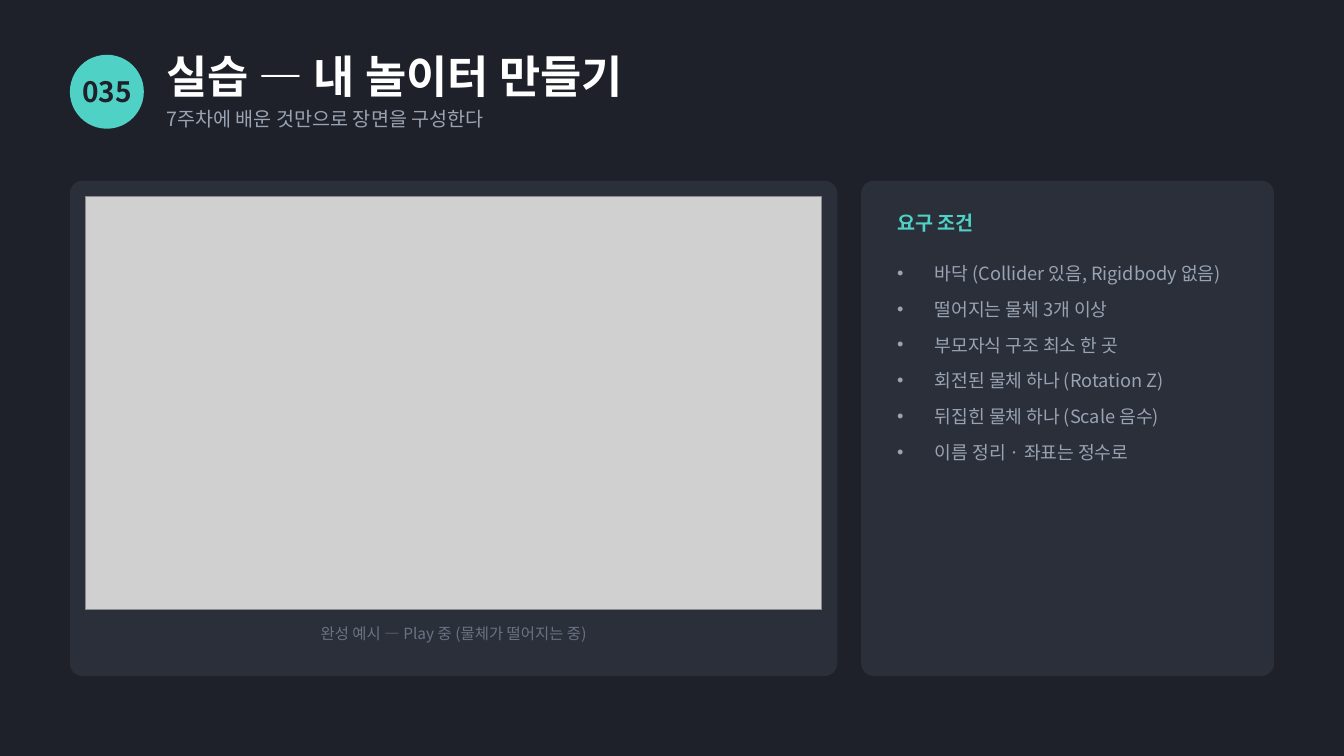
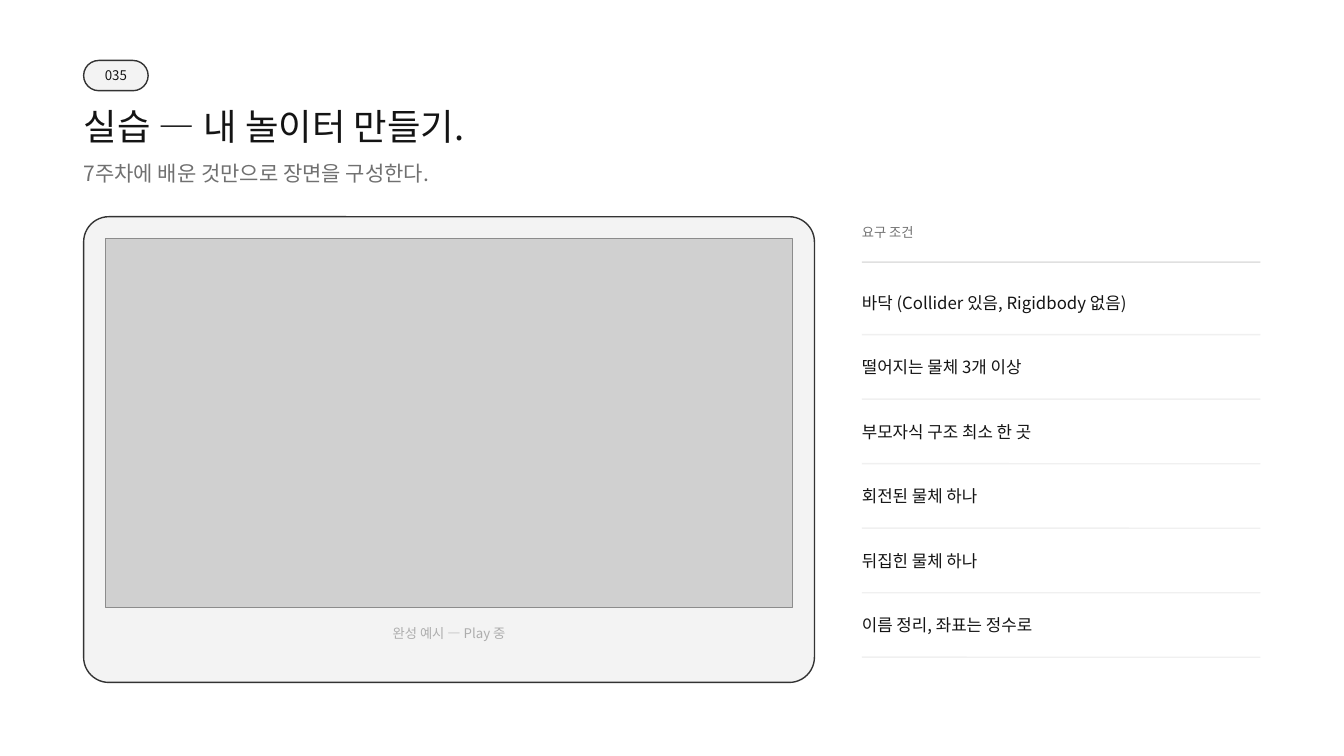
Before and after one commit to SBS-GameAcademy-Saturday/WaveBreaker, a slide deck: slide 12 of docs/04_배포자료/슬라이드/7주차-유니티입문.pptx. Drawn at 1344x756 pixels with LibreOffice and Linux fonts; fonts in the diff are those of the drawing; grey boxes stand for pictures. Boxes give left, top, right and bottom in pixels: in the first picture for what was removed or moved away, otherwise in the second. Text is boxed around its words. In the diff, an @@ line names an element or a change of style, - is before the commit and + after.

```diff
--- a/docs/04_배포자료/슬라이드/7주차-유니티입문.pptx
+++ b/docs/04_배포자료/슬라이드/7주차-유니티입문.pptx
@@ background #1E2129 to #FFFFFF @@
@@ text "035": place and size @@
-text "035" at [82,81,132,103]
+text "035" at [105,70,127,80]
@@ text "035" at [105,70,127,80]: size 20 to 9.5 pt, text colour #1E2129 to #141414, bold off @@
@@ rounded rectangle: place and size @@
-rounded rectangle at [71,55,143,128]
+rounded rectangle at [84,60,148,91]
@@ rounded rectangle at [84,60,148,91]: ellipse to rounded rectangle; fill #4FD1C5 to #F3F3F3; outline #4FD1C5 1 pt to #333333 1 pt @@
@@ text at [84,110,465,143]: text changed; size 32 to 26 pt; text colour #FFFFFF to #141414; bold off @@
-실습 — 내 놀이터 만들기
+실습 — 내 놀이터 만들기.
@@ text at [84,163,429,183]: text changed; size 14 to 15 pt; text colour #9AA3B2 to #707070 @@
-7주차에 배운 것만으로 장면을 구성한다
+7주차에 배운 것만으로 장면을 구성한다.
@@ rounded rectangle removed at [862,181,1273,676] @@
@@ rounded rectangle: place and size @@
-rounded rectangle at [71,181,837,676]
+rounded rectangle at [84,217,815,683]
@@ rounded rectangle at [84,217,815,683]: fill #2A2F3A to #F3F3F3; outline #2A2F3A 1 pt to #333333 1 pt; proportions changed @@
@@ picture: place and size @@
-picture at [86,197,822,610]
+picture at [106,239,792,608]
@@ text "요구 조건": place and size @@
-text "요구 조건" at [897,213,974,232]
+text "요구 조건" at [862,226,913,238]
@@ text "요구 조건" at [862,226,913,238]: size 14 to 9.5 pt, text colour #4FD1C5 to #707070, bold off @@
@@ line added from (862, 262) to (1260, 262), #E0E0E0 1 pt @@
@@ text "바닥 (Collider 있음, Rigidbody 없음)": place and size @@
-text "바닥 (Collider 있음, Rigidbody 없음)" at [935,265,1221,461]
+text "바닥 (Collider 있음, Rigidbody 없음)" at [862,295,1127,313]
@@ text "바닥 (Collider 있음, Rigidbody 없음)" at [862,295,1127,313]: size 13 to 12 pt, text colour #9AA3B2 to #141414; bullet • to none; less space between paragraphs; vertical alignment top to middle @@
@@ text at [935,301,1163,461]: paragraphs removed @@
-• 떨어지는 물체 3개 이상
-• 부모자식 구조 최소 한 곳
-• 회전된 물체 하나 (Rotation Z)
-• 뒤집힌 물체 하나 (Scale 음수)
-• 이름 정리 · 좌표는 정수로
@@ line added from (862, 335) to (1260, 335), #F0F0F0 1 pt @@
@@ text added at [862,359,1022,375], 12 pt, text #141414 @@
+떨어지는 물체 3개 이상
@@ line added from (862, 399) to (1260, 399), #F0F0F0 1 pt @@
@@ text added at [862,424,1031,440], 12 pt, text #141414 @@
+부모자식 구조 최소 한 곳
@@ line added from (862, 464) to (1260, 464), #F0F0F0 1 pt @@
@@ text added at [862,488,977,504], 12 pt, text #141414 @@
+회전된 물체 하나
@@ line added from (862, 528) to (1260, 528), #F0F0F0 1 pt @@
@@ text added at [862,553,977,569], 12 pt, text #141414 @@
+뒤집힌 물체 하나
@@ line added from (862, 593) to (1260, 593), #F0F0F0 1 pt @@
@@ text at [393,627,505,641]: text changed; size 11 to 9.5 pt; text colour #6B7383 to #ADADAD @@
-완성 예시 — Play 중 (물체가 떨어지는 중)
+완성 예시 — Play 중
@@ text added at [862,617,1032,634], 12 pt, text #141414 @@
+이름 정리, 좌표는 정수로
@@ line added from (862, 657) to (1260, 657), #F0F0F0 1 pt @@
```
Also in this commit, not shown: 13 other slides changed, 4 other files.
